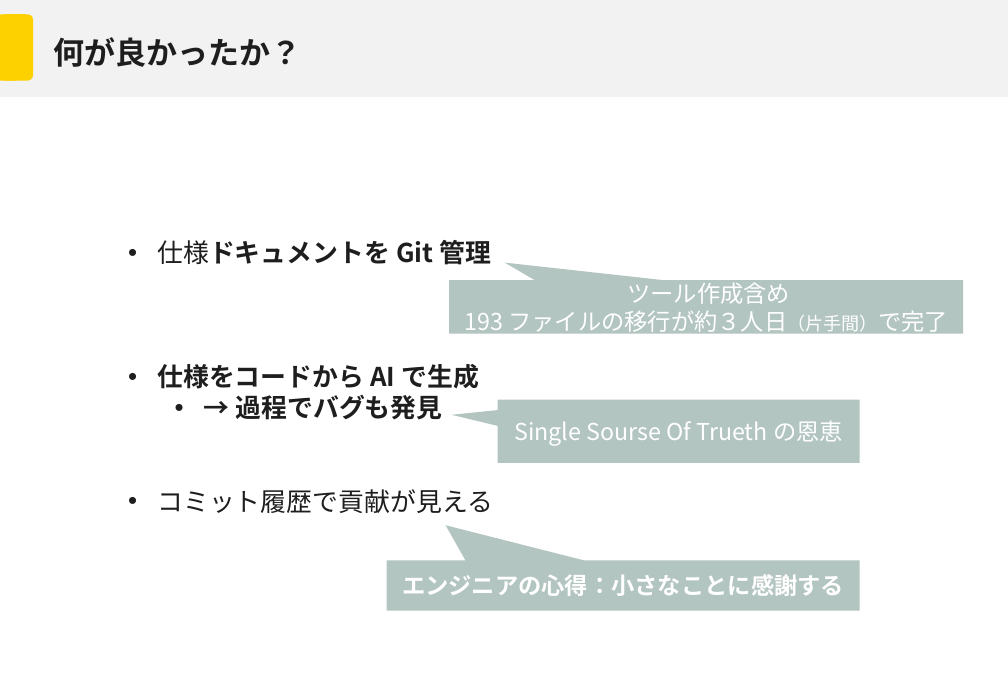
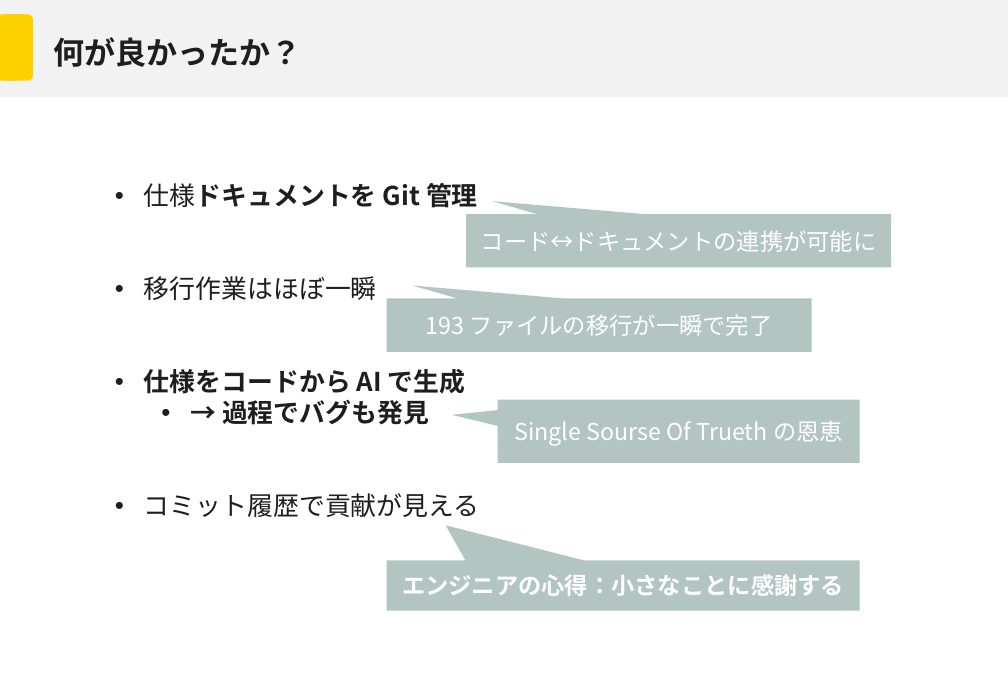
Before and after one commit to Mori-Taiki/Presentation, a slide deck: slide 9 of TechMeeting202604/techmeeting20260406.pptx. Drawn at 1008x698 pixels with LibreOffice and Linux fonts; fonts in the diff are those of the drawing; background and template pictures are left out. Boxes give left, top, right and bottom in pixels: in the first picture for what was removed or moved away, otherwise in the second. Text is boxed around its words. In the diff, an @@ line names an element or a change of style, - is before the commit and + after.

```diff
--- a/TechMeeting202604/techmeeting20260406.pptx
+++ b/TechMeeting202604/techmeeting20260406.pptx
@@ text "仕様ドキュメントを Git 管理": place and size @@
-text "仕様ドキュメントを Git 管理" at (157,240,493,513)
+text "仕様ドキュメントを Git 管理" at (144,183,480,517)
@@ speech box added at (466,214,892,267), fill #698D84 at 50% opacity, 18 pt, text #FFFFFF @@
+コード↔ドキュメントの連携が可能に
@@ text at (144,276,377,300): paragraph added @@
+  • 移行作業はほぼ一瞬
@@ speech box "193 ファイルの移行が一瞬で完了": place and size @@
-speech box "193 ファイルの移行が一瞬で完了" at (450,280,963,333)
+speech box "193 ファイルの移行が一瞬で完了" at (386,299,812,352)
@@ speech box "193 ファイルの移行が一瞬で完了" at (386,299,812,352): proportions changed @@
@@ text in speech box at (426,315,772,336): text changed @@
-ツール作成含め
-193 ファイルの移行が約３人日（片手間）で完了
+193 ファイルの移行が一瞬で完了
```
Also in this commit, not shown: 5 other slides changed.
